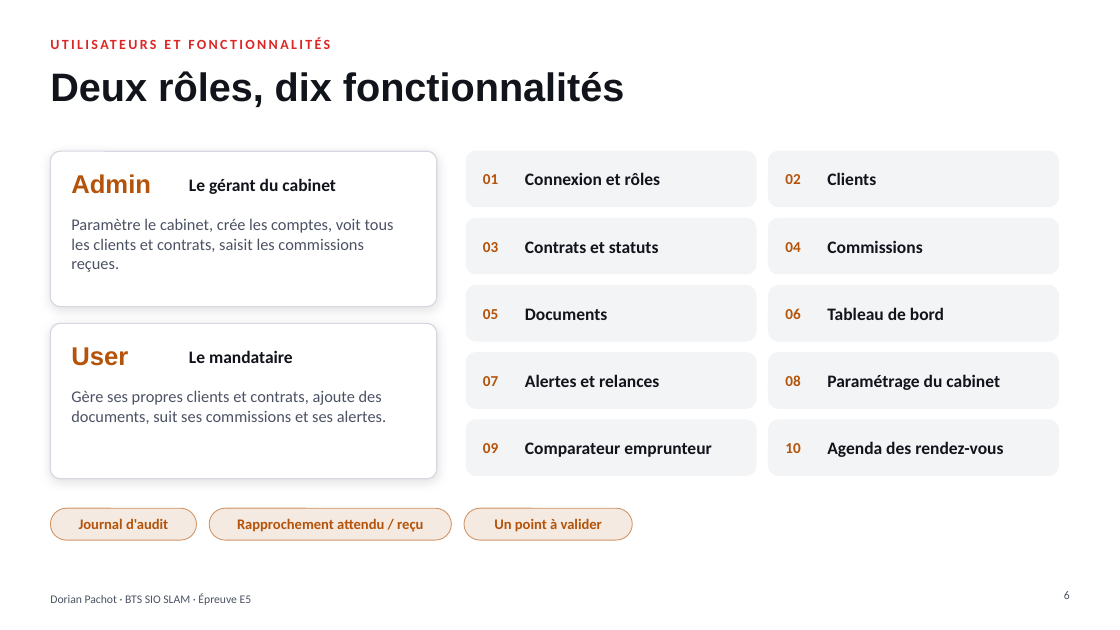
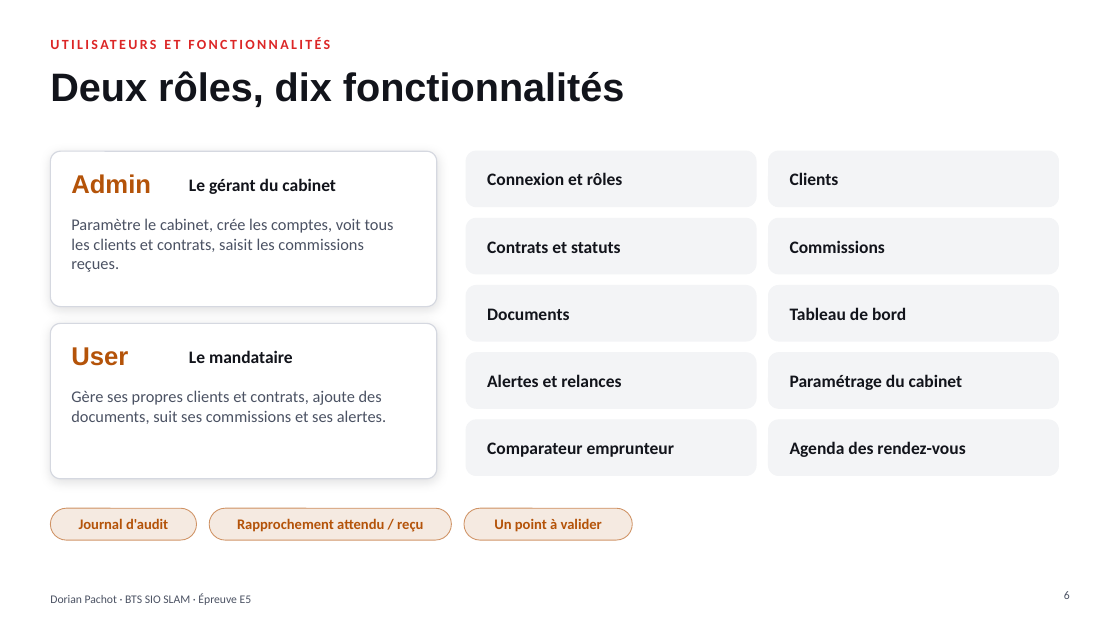
Before and after one commit to dorianpachot-create/portefollio, a slide deck: slide 6 of assets/presentation/Presentation_E5_Dorian_Pachot.pptx. Drawn at 1120x630 pixels with LibreOffice and Linux fonts; fonts in the diff are those of the drawing. Boxes give left, top, right and bottom in pixels: in the first picture for what was removed or moved away, otherwise in the second. Text is boxed around its words. In the diff, an @@ line names an element or a change of style, - is before the commit and + after.

```diff
--- a/assets/presentation/Presentation_E5_Dorian_Pachot.pptx
+++ b/assets/presentation/Presentation_E5_Dorian_Pachot.pptx
@@ text removed at (483,174,498,184) @@
-01
@@ text "Connexion et rôles": place and size @@
-text "Connexion et rôles" at (525,172,660,185)
+text "Connexion et rôles" at (487,172,622,185)
@@ text removed at (785,174,800,184) @@
-02
@@ text "Clients": place and size @@
-text "Clients" at (827,172,876,185)
+text "Clients" at (790,172,839,185)
@@ text "Contrats et statuts": place and size @@
-text "Contrats et statuts" at (525,241,659,253)
+text "Contrats et statuts" at (487,241,621,253)
@@ text "Commissions": place and size @@
-text "Commissions" at (827,240,922,253)
+text "Commissions" at (790,240,885,253)
@@ text removed at (483,242,498,252) @@
-03
@@ text removed at (785,242,800,252) @@
-04
@@ text "Documents": place and size @@
-text "Documents" at (525,308,607,320)
+text "Documents" at (487,308,569,320)
@@ text "Tableau de bord": place and size @@
-text "Tableau de bord" at (827,307,944,320)
+text "Tableau de bord" at (790,307,906,320)
@@ text removed at (483,309,498,319) @@
-05
@@ text removed at (785,308,800,319) @@
-06
@@ text "Alertes et relances": place and size @@
-text "Alertes et relances" at (525,374,659,387)
+text "Alertes et relances" at (487,374,621,387)
@@ text "Paramétrage du cabinet": place and size @@
-text "Paramétrage du cabinet" at (827,374,1000,390)
+text "Paramétrage du cabinet" at (790,374,963,390)
@@ text removed at (483,376,498,386) @@
-07
@@ text removed at (785,375,800,386) @@
-08
@@ text removed at (483,443,498,453) @@
-09
@@ text "Comparateur emprunteur": place and size @@
-text "Comparateur emprunteur" at (525,442,711,457)
+text "Comparateur emprunteur" at (487,442,674,457)
@@ text removed at (785,443,800,453) @@
-10
@@ text "Agenda des rendez-vous": place and size @@
-text "Agenda des rendez-vous" at (827,441,1003,457)
+text "Agenda des rendez-vous" at (790,441,965,457)
```
Also in this commit, not shown: 3 other slides changed, 23 other files.
